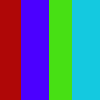
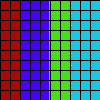
Comparing the layer stacks of the two 100 × 100 images. Changes:
added layer "grid [grid-10]" above "4 - Layer 4 [floor-1]" over [0, 0, 100, 100]
